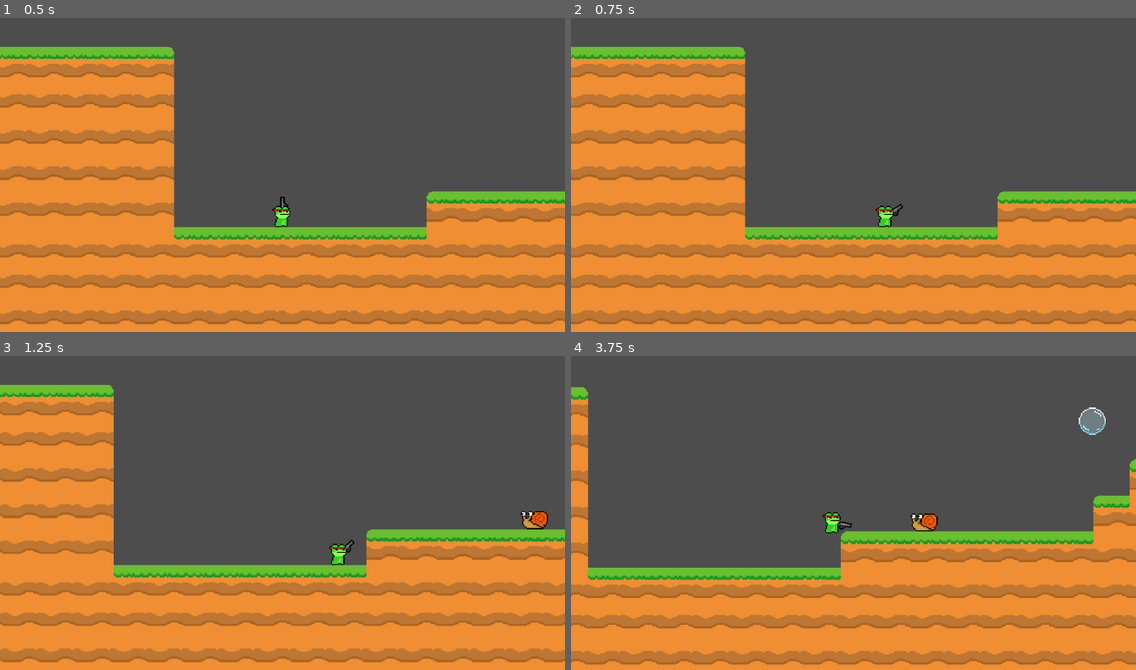
Above: before the commit, frames 1-4 (two rows, left to right).
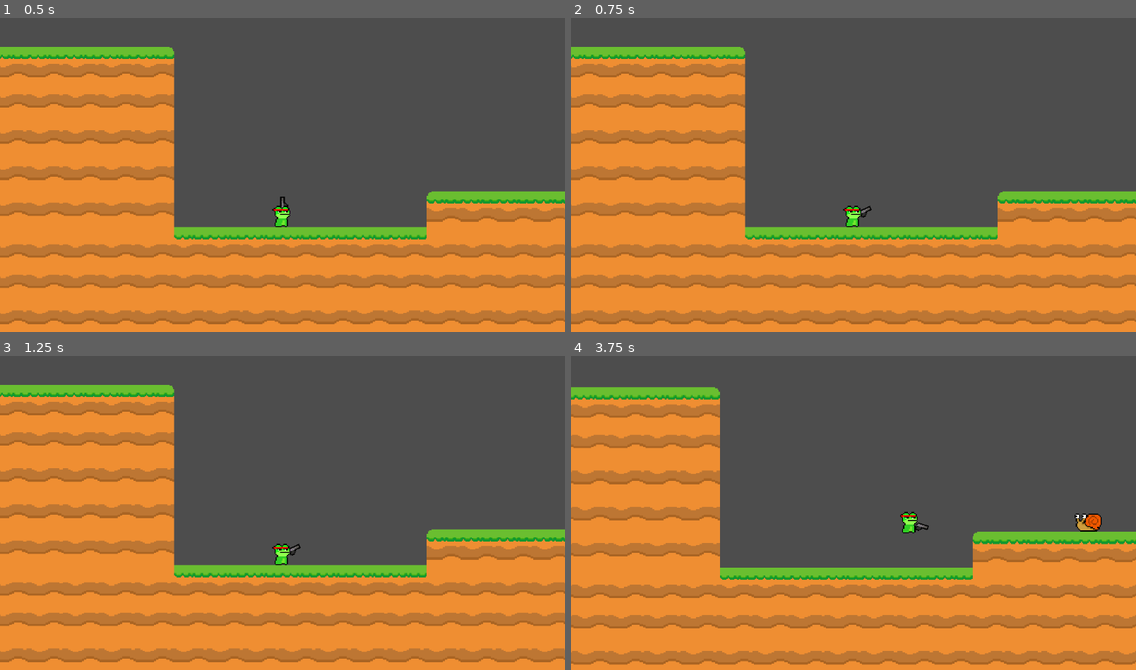
Above: after the commit, the same moments.

Repository: DylanMather2004/Gunphibian
Game: Godot game, scene res://Scenes/Levels/Level 1.tscn
The game is run twice, just before and just after one commit, with the same random seed, the same clock (stepped at 60 frames per second) and the same inputs. The project has no main scene, so this scene is started directly.
Inputs (mouse positions are in pixels of both pictures, inside the frame that each line leads up to):
- Up to frame 1 (0.5 s): no input
- Up to frame 2 (0.75 s): tap Enter at 0.5 s; move the mouse to (977, 156) at 0.52 s; hold D (Right) from 0.53 s (still down); hold S (Charge-Jump) from 0.53 s (still down)
- Up to frame 3 (1.25 s): keep holding D (Right); keep holding S (Charge-Jump); tap Space (Jump) at 0.8 s
- Up to frame 4 (3.75 s): move the mouse to (740, 525) at 1.27 s; release S (Charge-Jump) at 1.28 s; tap Space (Jump) at 1.35, 2.3, 3.6 s; tap S (Charge-Jump) at 1.52, 1.55, 1.82, 2.85, 3.02, 3.32 s; move the mouse to (910, 440) at 2.02 s; release D (Right) at 2.03 s; press the mouse at (910, 440) at 2.03 s; hold A (Left) 2.03-2.78 s; move the mouse to (825, 575) at 2.77 s; release the mouse at (825, 575) at 2.78 s; hold D (Right) from 2.78 s (still down); move the mouse to (1023, 560) at 3.52 s

Frame 1 is identical in both runs. In frame 2, 0.4% of the frame differs, in the area x 48-59%, y 59-67%; in frame 3, 15%; in frame 4, 25%, in the area x 0-100%, y 9-99%.

Commit message:
Minor Bug Fixes
---Fixes---
Charge jump was not locking the horizontal movement, fixed by setting velocity.x to 0 during charge

Diff:
--- a/Scripts/Character Scripts/Player.gd
+++ b/Scripts/Character Scripts/Player.gd
@@ -49,7 +49,10 @@
 		match state:
 			player_states.BASE:
 				_move_input()
+				print('base')
 			player_states.CHARGEJUMP:
+				velocity.x=0
+				print('charge')
 				if Input.is_action_pressed("Charge-Jump"):
 					charge+=delta
 				if Input.is_action_just_released("Charge-Jump"):
@@ -62,15 +65,16 @@
 			velocity.y=-jump_height
 
 func _move_input():
-	direction = Input.get_axis("Left","Right")
+	if state==player_states.BASE:
+		direction = Input.get_axis("Left","Right")
 	if direction:
 		velocity.x=lerp(velocity.x,direction*move_speed,acceleration)
 	else:
 		velocity.x=lerp(velocity.x,0.0,actual_friction)
 	if Input.is_action_just_pressed('Jump'):
 			jumpBuffer=0.2
-	if Input.is_action_pressed("Charge-Jump")&&is_on_floor():
-		state=player_states.CHARGEJUMP
+
+
 
 
 func change_health(change):
@@ -103,3 +107,6 @@
 		if current_weapon>weapons.size():
 			current_weapon=1
 		weapons[current_weapon-1]._Equip()
+
+	if Input.is_action_pressed("Charge-Jump"):
+		state=player_states.CHARGEJUMP
